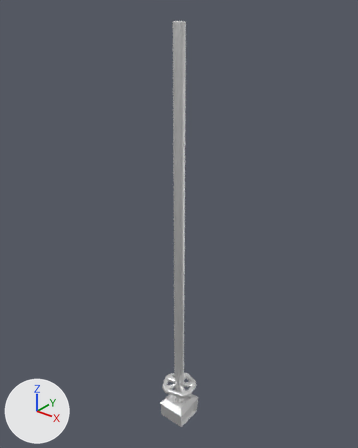
What one commit did to the Blender file Assets/3dArt/World/Desert/FaclityLanding.blend.
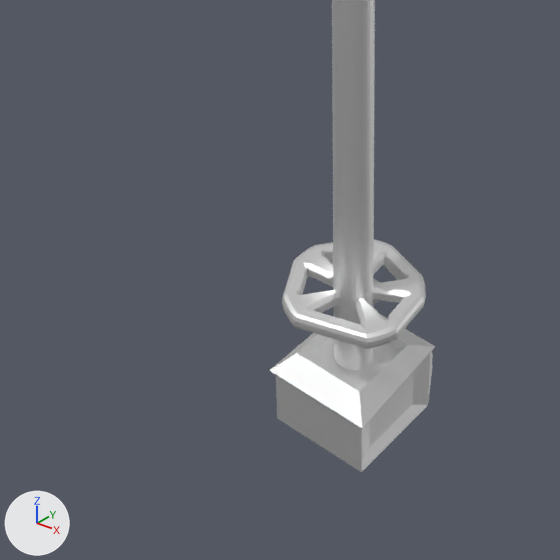
Each version is shown whole from a camera (50 mm lens) standing at (1800.0, -2252.0, 3047.0) and looking at (-69.0, 85.0, 1598.0), then close up on the part from 27% to 64% of the width and 71% to 100% of the height. The axes (+X, +Y, +Z) are drawn at lower left. The lights are the same throughout.

In view in the first close-up: 'facility.002'.
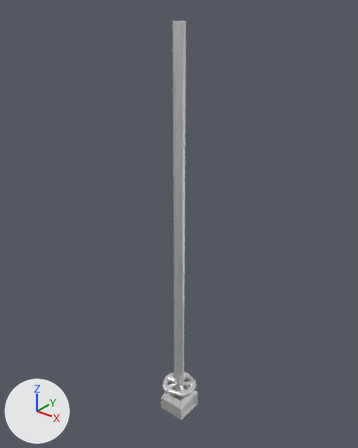
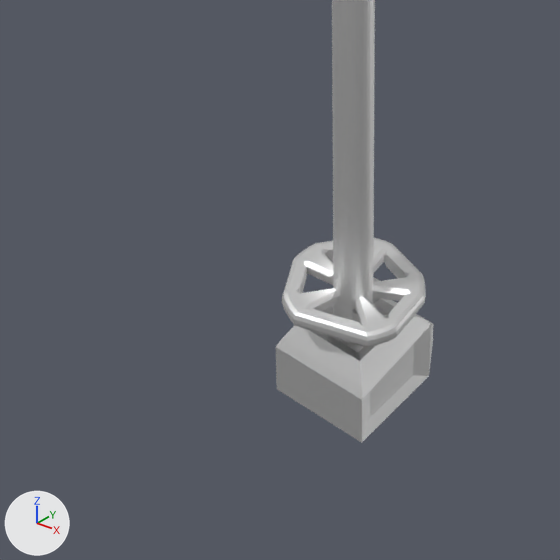
The newer file is also turned or shifted as a whole; pictures and numbers use the older file's frame.

Boxes (x1, y1, x2, y2) around the edits, measured in the close-ups (560 x 560 px):
'facility.002', reshaped: before (269, 0, 435, 472); after (282, 0, 426, 347)
'facility.001', added: after (276, 299, 433, 443)
part 1 of me_facility_002, rebuilt: before (282, 0, 426, 370); after (282, 0, 426, 347)
part 2 of me_facility_002, deleted: before (269, 314, 435, 472)

What changed in the scene script:
```text
Change me_facility_002:
    used by ob_facility_002; location = (-25.0, 0.0, 0.0); rotation_euler = (1.571, 0.0, 0.0), in degrees (90, 0, 0)
    remove me_facility_002.from_pydata(...)  # 756 vertices, 907 faces; spans x -104.0..150.0, y -5.0..2864.0, z -174.0..125.0
    add me_facility_002.from_pydata(...)  # 458 vertices, 872 faces; spans x -104.0..150.0, y 208.0..2864.0, z -130.0..125.0
    me_facility_002 part 1: the loose piece of 724 vertices spanning x -104.0..150.0, y 6.0..2864.0, z -130.0..125.0 is rebuilt with 458 vertices and now spans x -104.0..150.0, y 208.0..2864.0, z -130.0..125.0
    me_facility_002 part 2: the loose piece of 32 vertices spanning x -84.0..133.0, y -5.0..153.0, z -174.0..109.0 is deleted
Add me_facility_004:
    me_facility_004.from_pydata(...)  # 486 vertices, 912 faces; spans x -75.0..125.0, y -5.0..1488.0, z -193.0..100.0
    me_facility_004.materials.append(mat_walls_001)  # white #ffffff
Add ob_facility_001:
    ob_facility_001 = bpy.data.objects.new('facility.001', me_facility_004)
    ob_facility_001.location = (-25.0, 1.0, 72.0)
    ob_facility_001.rotation_euler = (1.571, 0.0, 0.0)  # degrees (90, 0, 0)
```
